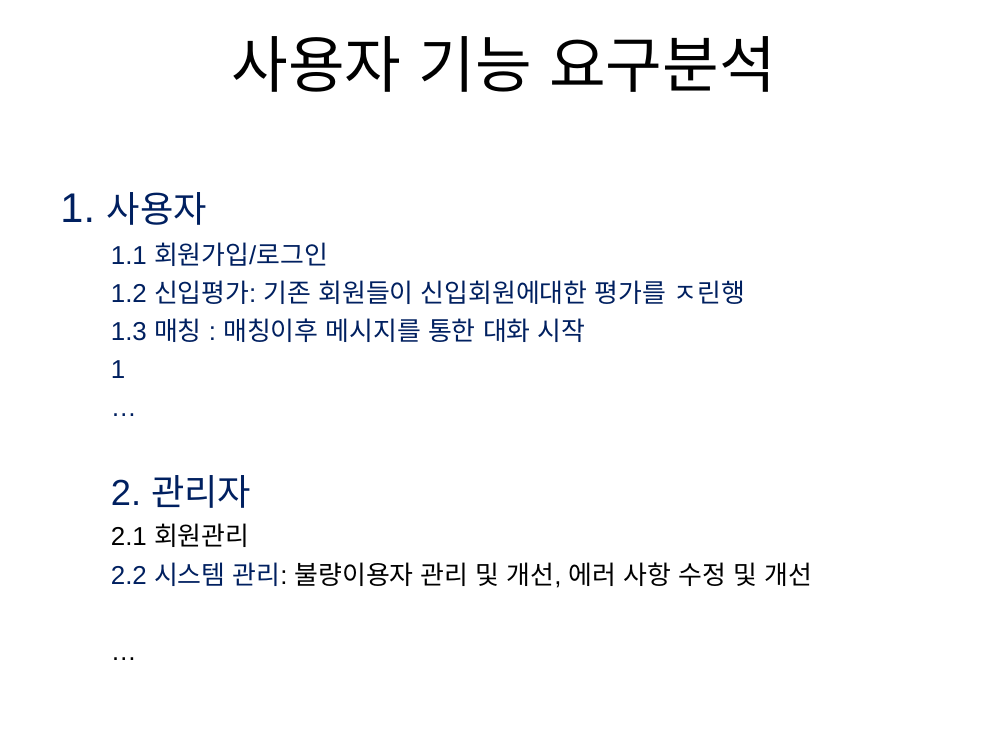
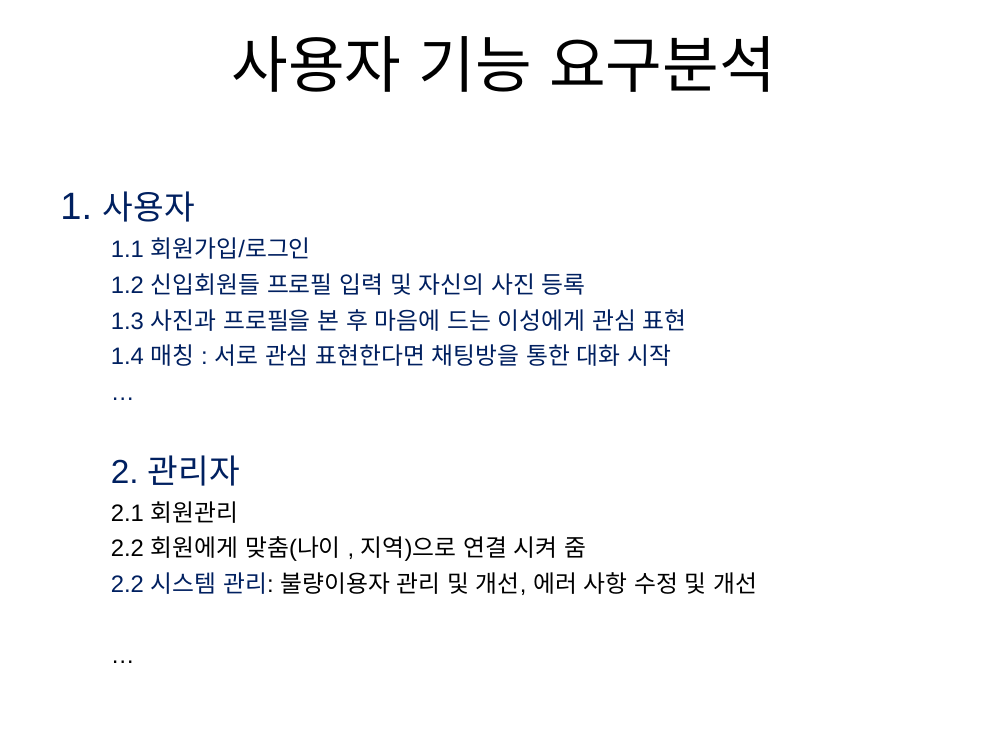
Before and after one commit to ydw0113/Journeyon, a slide deck: slide 6 of 조현재,유동완,김유완,강대원(HUG).ppt. Drawn at 1008x756 pixels with LibreOffice and Linux fonts; fonts in the diff are those of the drawing; background and template pictures are left out. Boxes give left, top, right and bottom in pixels: in the first picture for what was removed or moved away, otherwise in the second. Text is boxed around its words. In the diff, an @@ line names an element or a change of style, - is before the commit and + after.

```diff
--- a/조현재,유동완,김유완,강대원(HUG).ppt
+++ b/조현재,유동완,김유완,강대원(HUG).ppt
@@ text at (x1=60, y1=191, x2=757, y2=595): size 29.6 to 27.2 pt in "1."; size 25.9 to 23.8 pt in "사용자", "2. 관리자"; size 18.5 to 17 pt in "1.1 회원가입/로그인", "…", "2.1 회원관리", "2.2 시스템 관리: 불량이용자 관리 및 개선, ..." and 1 more places @@
@@ text at (x1=111, y1=273, x2=687, y2=366): text changed; size 18.5 to 17 pt @@
-  1.2 신입평가: 기존 회원들이 신입회원에대한 평가를 ㅈ린행
-  1.3 매칭 : 매칭이후 메시지를 통한 대화 시작
-  1
+  1.2 신입회원들 프로필 입력 및 자신의 사진 등록
+  1.3 사진과 프로필을 본 후 마음에 드는 이성에게 관심 표현
+  1.4 매칭 : 서로 관심 표현한다면 채팅방을 통한 대화 시작
@@ text at (x1=111, y1=536, x2=586, y2=561): paragraph added @@
+  2.2 회원에게 맞춤(나이 , 지역)으로 연결 시켜 줌
```
Also in this commit, not shown: 1 other slide changed.
